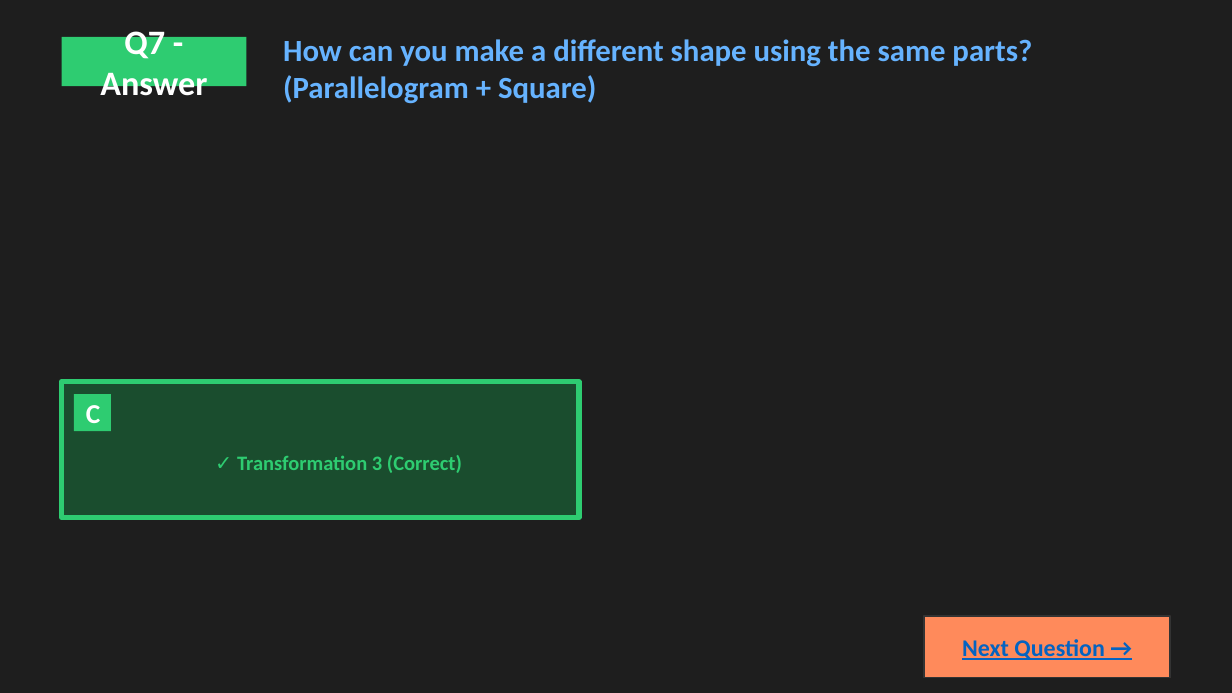
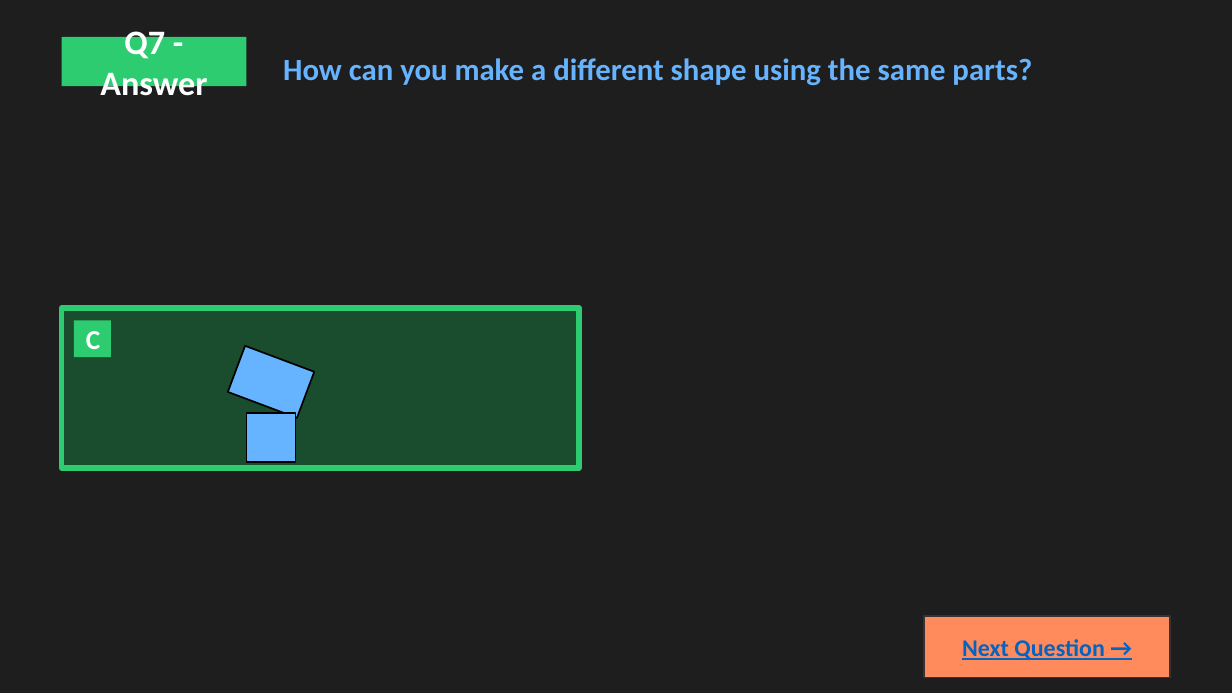
Before and after one commit to Regalx1/Math1-Quiz-Powerpoint, a slide deck: slide 14 of math-shapes-quiz-complete.pptx. Drawn at 1232x693 pixels with LibreOffice and Linux fonts; fonts in the diff are those of the drawing. Boxes give left, top, right and bottom in pixels: in the first picture for what was removed or moved away, otherwise in the second. Text is boxed around its words. In the diff, an @@ line names an element or a change of style, - is before the commit and + after.

```diff
--- a/math-shapes-quiz-complete.pptx
+++ b/math-shapes-quiz-complete.pptx
@@ text at (283,58,1032,86): text changed @@
-How can you make a different shape using the same parts? (Parallelogram + Square)
+How can you make a different shape using the same parts?
@@ rectangle: place and size @@
-rectangle at (62,382,579,517)
+rectangle at (62,308,579,468)
@@ rectangle "C": place and size @@
-rectangle "C" at (74,394,111,431)
+rectangle "C" at (74,320,111,357)
@@ rectangle added at (228,346,314,418), fill #66B3FF, outline #000000 1 pt @@
@@ rectangle added at (246,413,296,462), fill #66B3FF, outline #000000 1 pt @@
@@ text removed at (237,455,462,473) @@
-✓ Transformation 3 (Correct)
```
Also in this commit, not shown: 3 other slides changed, 1 other file.
